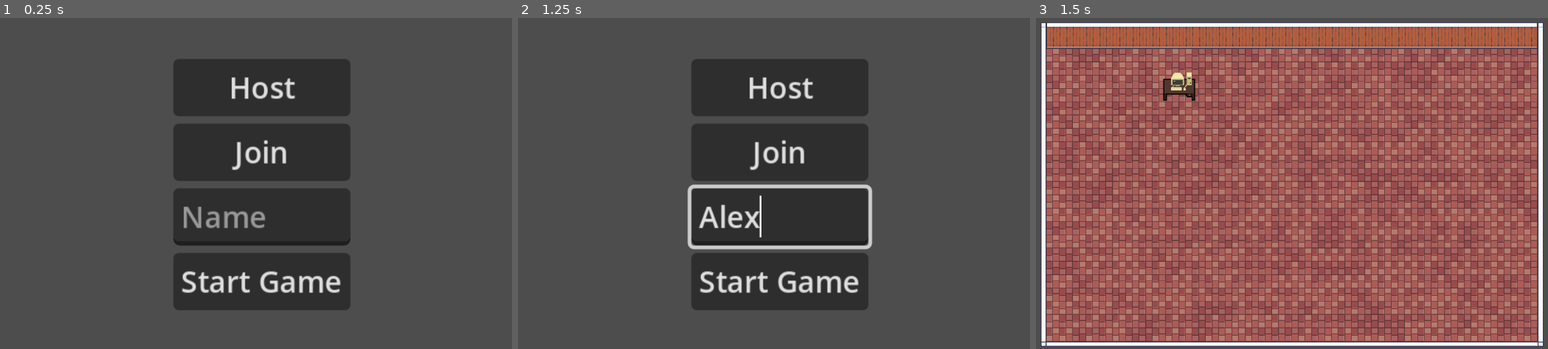
Above: before the commit, frames 1-3 (left to right).
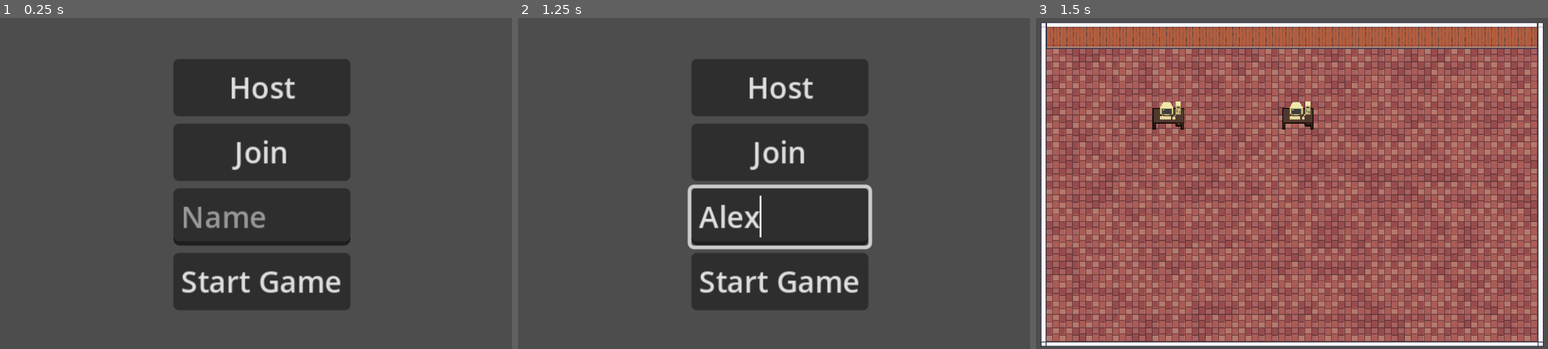
Above: after the commit, the same moments.

Repository: JoseNeto5689/CoopGame
Game: Godot game, scene res://scenes/main/main.tscn
Same seed, same stepped clock (60 frames per second), same inputs: the game is played once before the commit and once after it.
Inputs (mouse positions are in pixels of both pictures, inside the frame that each line leads up to):
- Up to frame 1 (0.25 s): no input
- Up to frame 2 (1.25 s): click (779, 216) at 0.52 s; type "Alex" at 0.6 s
- Up to frame 3 (1.5 s): click "Start Game" at 1.25 s

Frames 1-2 are identical in both runs. In frame 3, 1.1% of the frame differs, in the area x 22-55%, y 16-34%.

Commit message:
Sync progress between computers and prototype conveyer belt

Diff:
--- a/coop-game/scenes/computer/computer.gd
+++ b/coop-game/scenes/computer/computer.gd
@@ -26,9 +26,11 @@
 func change_progress(value: int):
 	progress_bar.value = value
 
+@rpc("any_peer", "call_local")
 func increase_progress():
 	working = true
 
+@rpc("any_peer", "call_local")
 func stop_progress():
 	working = false
 	timer.paused = true
--- a/coop-game/scenes/game/game.gd
+++ b/coop-game/scenes/game/game.gd
@@ -26,8 +26,8 @@
 		ui.visible = true
 		var computer = find_computer_by_id(pc_id)
 		computer.show_progress_bar()
-		player.interacting.connect(computer.increase_progress)
-		player.stop_interacting.connect(computer.stop_progress)
+		player.interacting.connect(computer.increase_progress.rpc)
+		player.stop_interacting.connect(computer.stop_progress.rpc)
 
 func _on_pc_player_exited_pc(id: int, pc_id: int) -> void:
 	var player = find_player_by_id(id)
@@ -36,8 +36,8 @@
 		ui.visible = false
 		var computer = find_computer_by_id(pc_id)
 		computer.hide_progress_bar()
-		player.interacting.disconnect(computer.increase_progress)
-		player.stop_interacting.disconnect(computer.stop_progress)
+		player.interacting.disconnect(computer.increase_progress.rpc)
+		player.stop_interacting.disconnect(computer.stop_progress.rpc)
 
 func find_player_by_id(id: int) -> Node2D:
 	var players_list = players.get_children()
--- a/coop-game/scenes/game/game.tscn
+++ b/coop-game/scenes/game/game.tscn
@@ -1,9 +1,40 @@
-[gd_scene load_steps=5 format=3 uid="uid://bnpkmu5c8hrax"]
+[gd_scene load_steps=12 format=3 uid="uid://bnpkmu5c8hrax"]
 
 [ext_resource type="PackedScene" uid="uid://b3g051f07h7dq" path="res://scenes/map/map.tscn" id="1_3pj57"]
 [ext_resource type="Script" uid="uid://gvqlls5jblv3" path="res://scenes/game/game.gd" id="1_7h61r"]
 [ext_resource type="PackedScene" uid="uid://tx64gjx52y3" path="res://scenes/computer/computer.tscn" id="3_0sr1o"]
+[ext_resource type="Script" uid="uid://d2ald61gyqes0" path="res://scenes/game/path_follow_2d.gd" id="3_2a8rs"]
+[ext_resource type="Texture2D" uid="uid://cbr7ofjn1iwlq" path="res://assets/sprites/basic cute robot/ballbot/1/ballred1.png" id="3_87uf6"]
+[ext_resource type="Texture2D" uid="uid://bdgnrosvpr16g" path="res://assets/sprites/basic cute robot/ballbot/1/ballred2.png" id="4_2a8rs"]
 [ext_resource type="PackedScene" uid="uid://daf1bd8e1vvlx" path="res://scenes/UI/ui.tscn" id="4_kelw5"]
+[ext_resource type="Texture2D" uid="uid://dl7pphlbbojmm" path="res://assets/sprites/basic cute robot/ballbot/1/ballred3.png" id="5_4j704"]
+[ext_resource type="Texture2D" uid="uid://bbqnb6pby8o1y" path="res://assets/sprites/basic cute robot/ballbot/1/ballred4.png" id="6_kp23o"]
+
+[sub_resource type="Curve2D" id="Curve2D_5jirj"]
+_data = {
+"points": PackedVector2Array(0, 0, 0, 0, -128, 64, 0, 0, 0, 0, 768, 64)
+}
+point_count = 2
+
+[sub_resource type="SpriteFrames" id="SpriteFrames_vaxfo"]
+animations = [{
+"frames": [{
+"duration": 1.0,
+"texture": ExtResource("3_87uf6")
+}, {
+"duration": 1.0,
+"texture": ExtResource("4_2a8rs")
+}, {
+"duration": 1.0,
+"texture": ExtResource("5_4j704")
+}, {
+"duration": 1.0,
+"texture": ExtResource("6_kp23o")
+}],
+"loop": true,
+"name": &"idle",
+"speed": 10.0
+}]
 
 [node name="Game" type="Node"]
 script = ExtResource("1_7h61r")
@@ -14,10 +45,32 @@
 
 [node name="Map" parent="." instance=ExtResource("1_3pj57")]
 
+[node name="ConveyerBelt" type="Node" parent="."]
+
+[node name="Path2D" type="Path2D" parent="ConveyerBelt"]
+visible = false
+curve = SubResource("Curve2D_5jirj")
+
+[node name="PathFollow2D" type="PathFollow2D" parent="ConveyerBelt/Path2D"]
+position = Vector2(-128, 64)
+script = ExtResource("3_2a8rs")
+progress_number = 0.1
+
+[node name="AnimatedSprite2D" type="AnimatedSprite2D" parent="ConveyerBelt/Path2D/PathFollow2D"]
+texture_filter = 1
+sprite_frames = SubResource("SpriteFrames_vaxfo")
+animation = &"idle"
+autoplay = "idle"
+frame_progress = 0.201729
+
 [node name="Computers" type="Node" parent="."]
 
 [node name="PC" parent="Computers" instance=ExtResource("3_0sr1o")]
-position = Vector2(176, 81)
+position = Vector2(163, 116)
+
+[node name="PC2" parent="Computers" instance=ExtResource("3_0sr1o")]
+position = Vector2(319, 116)
+pc_id = 2
 
 [node name="Players" type="Node" parent="."]
 
@@ -26,3 +79,5 @@
 
 [connection signal="player_entered_pc" from="Computers/PC" to="." method="_on_pc_player_entered_pc"]
 [connection signal="player_exited_pc" from="Computers/PC" to="." method="_on_pc_player_exited_pc"]
+[connection signal="player_entered_pc" from="Computers/PC2" to="." method="_on_pc_player_entered_pc"]
+[connection signal="player_exited_pc" from="Computers/PC2" to="." method="_on_pc_player_exited_pc"]
--- /dev/null
+++ b/coop-game/scenes/game/path_follow_2d.gd
@@ -0,0 +1,8 @@
+extends PathFollow2D
+
+@export var progress_number: float = 0.0
+
+func _physics_process(delta: float) -> void:
+	if not progress_ratio >= 0.5:
+		progress_ratio += progress_number * delta
+		progress = int(progress)
Not shown, added: coop-game/scenes/game/path_follow_2d.gd.uid
